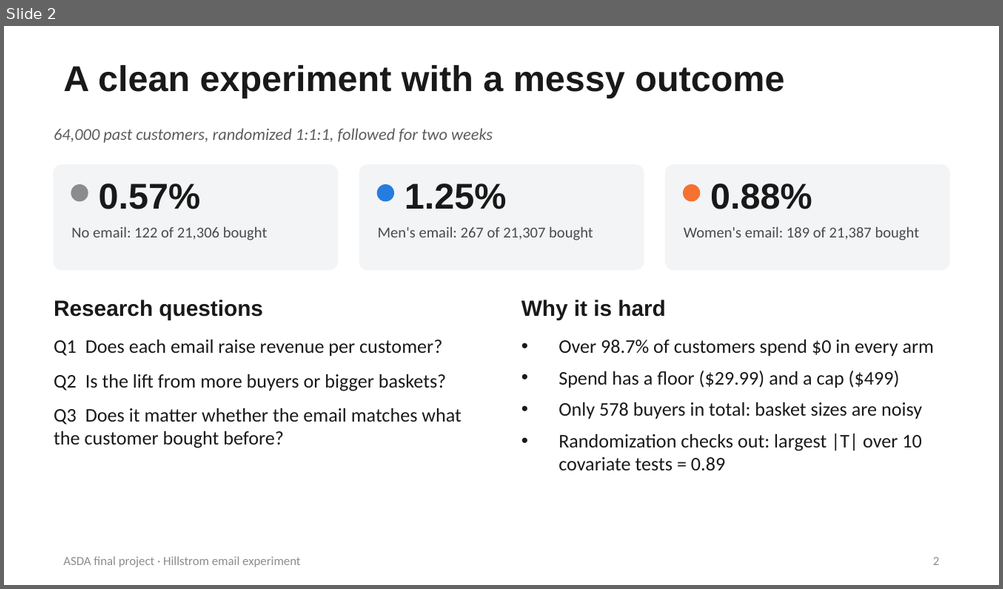
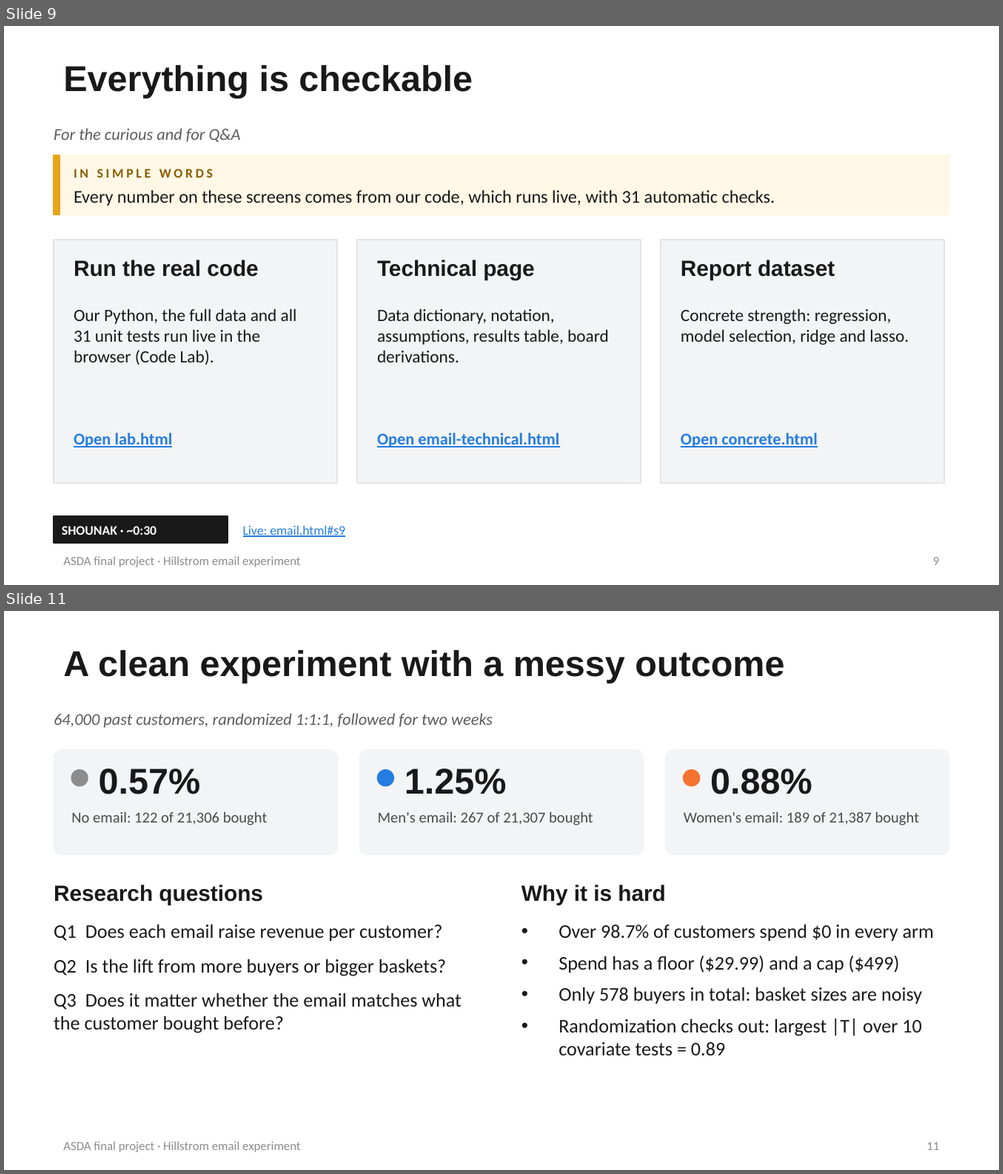
Before and after one commit to sahiljangra12/asda-final-project, a slide deck: slides/Hillstrom_Presentation.pptx. Shown one above the other, each under a label of ours: slide 2 before the commit, slides 9 and 11 after it; the slides between them are not shown. The pictures are 1003x589 and 1003x1174 pixels, drawn with LibreOffice and Linux fonts; fonts in the diff are those of the drawing. Boxes give left, top, right and bottom in pixels: in the first picture for what was removed or moved away, otherwise in the second. Text is boxed around its words. In the diff, an @@ line names an element or a change of style, - is before the commit and + after.

```diff
--- a/slides/Hillstrom_Presentation.pptx
+++ b/slides/Hillstrom_Presentation.pptx
@@ slide 9 added at [4,26,999,585], background #FFFFFF; not listed: 1 template element that a slide beside it also shows @@
@@ title added at [63,65,472,99], 26 pt, text #191919, bold @@
+Everything is checkable
@@ text added at [54,128,241,142], 12 pt, text #5C5C5C, italic @@
+For the curious and for Q&A
@@ rectangle added at [54,156,949,215], fill #FFF8E6, outline #FFF8E6 1 pt @@
@@ rectangle added at [54,156,60,215], fill #E8A317, outline #E8A317 1 pt @@
@@ text added at [74,169,775,206], 13 pt, text #191919 @@
+IN SIMPLE WORDS
+Every number on these screens comes from our code, which runs live, with 31 automatic checks.
@@ rectangle added at [54,240,337,483], fill #F3F4F6, outline #E3E3E3 1 pt @@
@@ rectangle added at [357,240,640,483], fill #F3F4F6, outline #E3E3E3 1 pt @@
@@ rectangle added at [660,240,944,483], fill #F3F4F6, outline #E3E3E3 1 pt @@
@@ text added at [74,260,259,277], 16 pt, text #191919, bold @@
+Run the real code
@@ text added at [377,260,535,281], 16 pt, text #191919, bold @@
+Technical page
@@ text added at [680,260,834,281], 16 pt, text #191919, bold @@
+Report dataset
@@ text added at [74,309,297,365], 12.5 pt, text #191919 @@
+Our Python, the full data and all 31 unit tests run live in the browser (Code Lab).
@@ text added at [377,309,609,363], 12.5 pt, text #191919 @@
+Data dictionary, notation, assumptions, results table, board derivations.
@@ text added at [680,309,908,345], 12.5 pt, text #191919 @@
+Concrete strength: regression, model selection, ridge and lasso.
@@ text added at [74,433,173,448], 12 pt, text #257DE0, bold, underline @@
+Open lab.html
@@ text added at [377,433,559,448], 12 pt, text #257DE0, bold, underline @@
+Open email-technical.html
@@ text added at [680,433,817,448], 12 pt, text #257DE0, bold, underline @@
+Open concrete.html
@@ rectangle added at [54,517,227,543], fill #191919, outline #191919 1 pt @@
@@ text added at [62,526,157,535], 9.5 pt, text #FFFFFF, bold @@
+SHOUNAK · ~0:30
@@ text added at [243,526,345,537], 9.5 pt, text #257DE0, underline @@
+Live: email.html#s9
@@ page number added at [933,557,939,565], 9 pt, text #8C8C8C @@
+9
@@ what was slide 2 is now slide 11 @@
@@ page number at [926,1142,939,1150]: text changed @@
-2
+11
```
Also in this commit, not shown: 2 slides changed, 8 other slides added, 1 slide removed, 16 other files.
